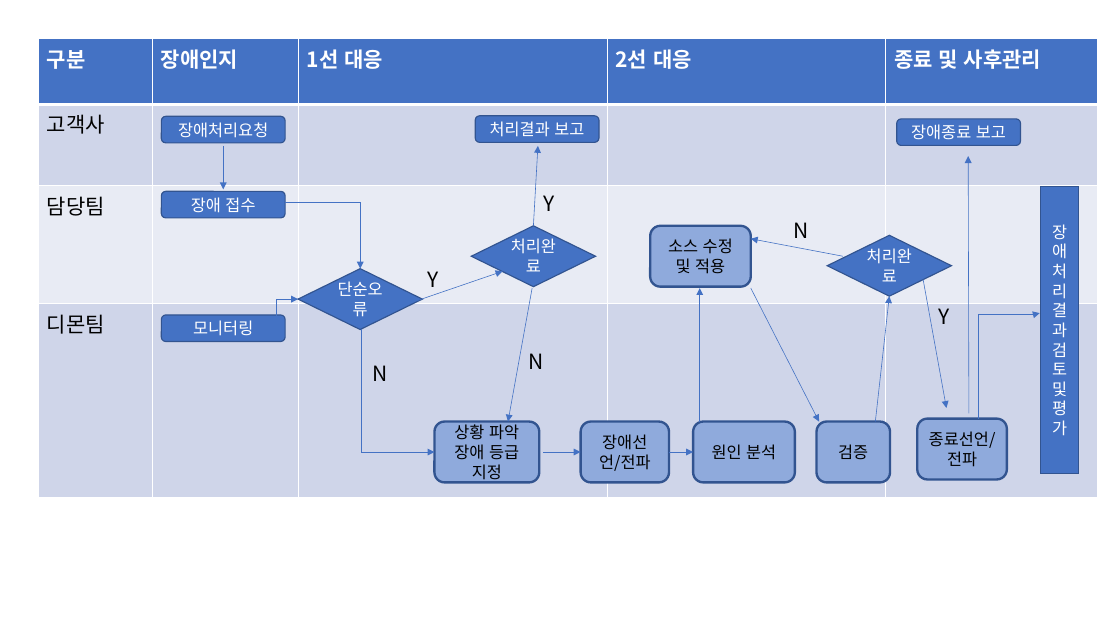
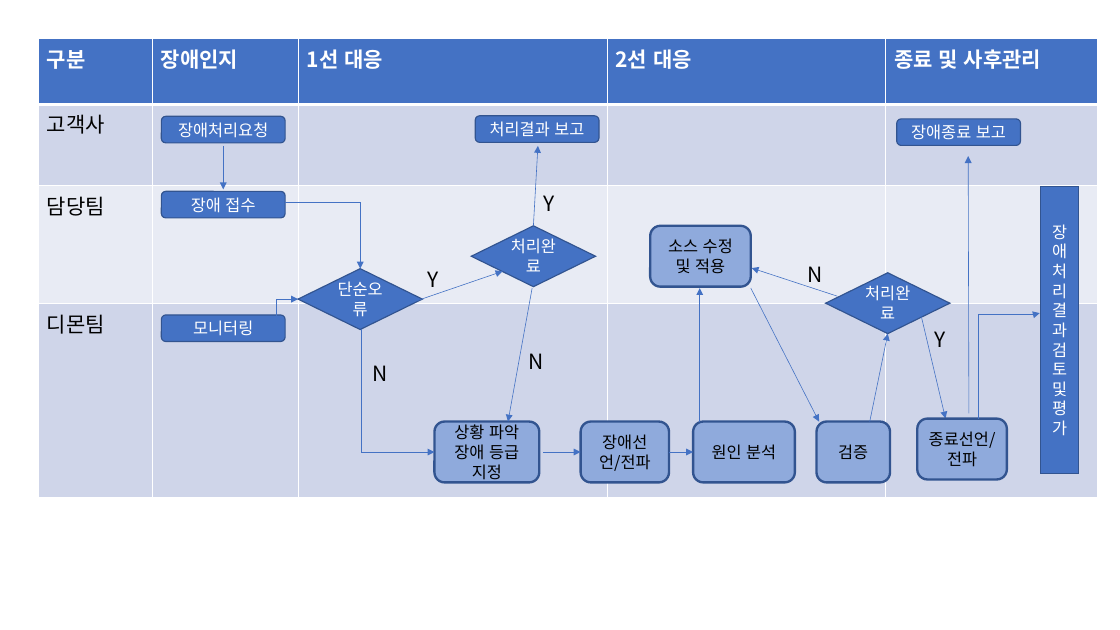
Before and after one commit to kwicmanual/kwicmanual.github.io, a slide deck: slide 1 of 매뉴얼.pptx. Drawn at 1120x630 pixels with LibreOffice and Linux fonts; fonts in the diff are those of the drawing. Boxes give left, top, right and bottom in pixels: in the first picture for what was removed or moved away, otherwise in the second. Text is boxed around its words. In the diff, an @@ line names an element or a change of style, - is before the commit and + after.

```diff
--- a/매뉴얼.pptx
+++ b/매뉴얼.pptx
@@ arrow moved from (844, 256) - (751, 239) to (838, 297) - (752, 268) @@
@@ text "N" rewrapped from (793,222,808,238) to (807,266,822,287) @@
@@ diamond "처리완료": place and size @@
-diamond "처리완료" at (828,235,952,296)
+diamond "처리완료" at (826,273,950,334)
@@ arrow moved from (923, 280) - (947, 408) to (922, 317) - (946, 418) @@
@@ text "Y": place and size @@
-text "Y" at (939,308,950,324)
+text "Y" at (934,331,945,347)
@@ arrow moved from (875, 422) - (890, 297) to (870, 422) - (888, 334) @@
```
Also in this commit, not shown: 4 slides added, 34 other files.
